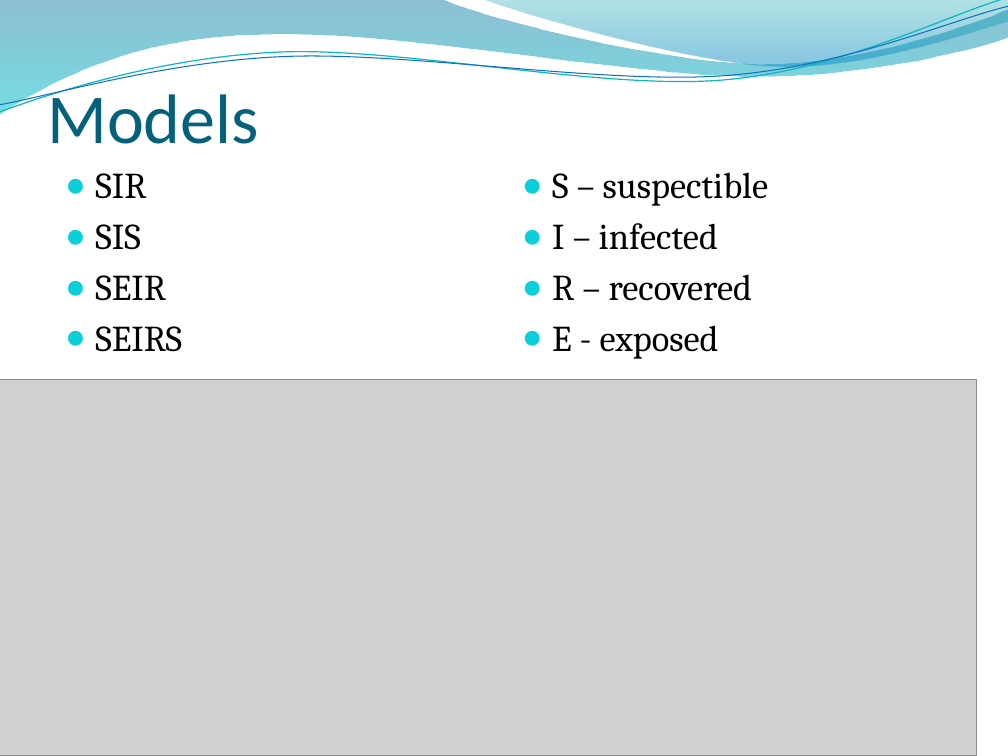
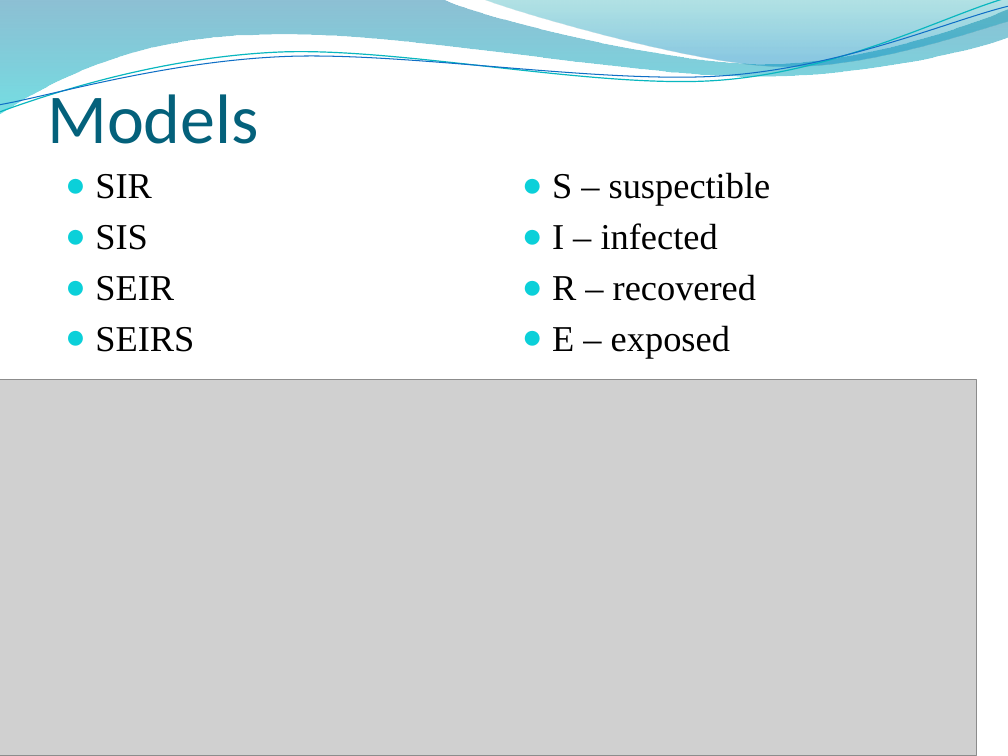
Before and after one commit to Dylek/AgentProject, a slide deck: slide 4 of doku/Presentation.pptx. Drawn at 1008x756 pixels with LibreOffice and Linux fonts; fonts in the diff are those of the drawing; grey boxes stand for pictures; background and template pictures are left out. Boxes give left, top, right and bottom in pixels: in the first picture for what was removed or moved away, otherwise in the second. Text is boxed around its words. In the diff, an @@ line names an element or a change of style, - is before the commit and + after.

```diff
--- a/doku/Presentation.pptx
+++ b/doku/Presentation.pptx
@@ text "SIR" at <box>95,174,194,352</box>: font Cambria to Times New Roman @@
@@ text at <box>552,172,771,301</box>: font Cambria to Times New Roman in "S – suspectible", "I – infected", "R – recovered" @@
@@ text at <box>552,325,730,358</box>: text changed; font Cambria to Times New Roman @@
-● E - exposed
+● E – exposed
```
Also in this commit, not shown: 3 other slides changed, 15 other files.
